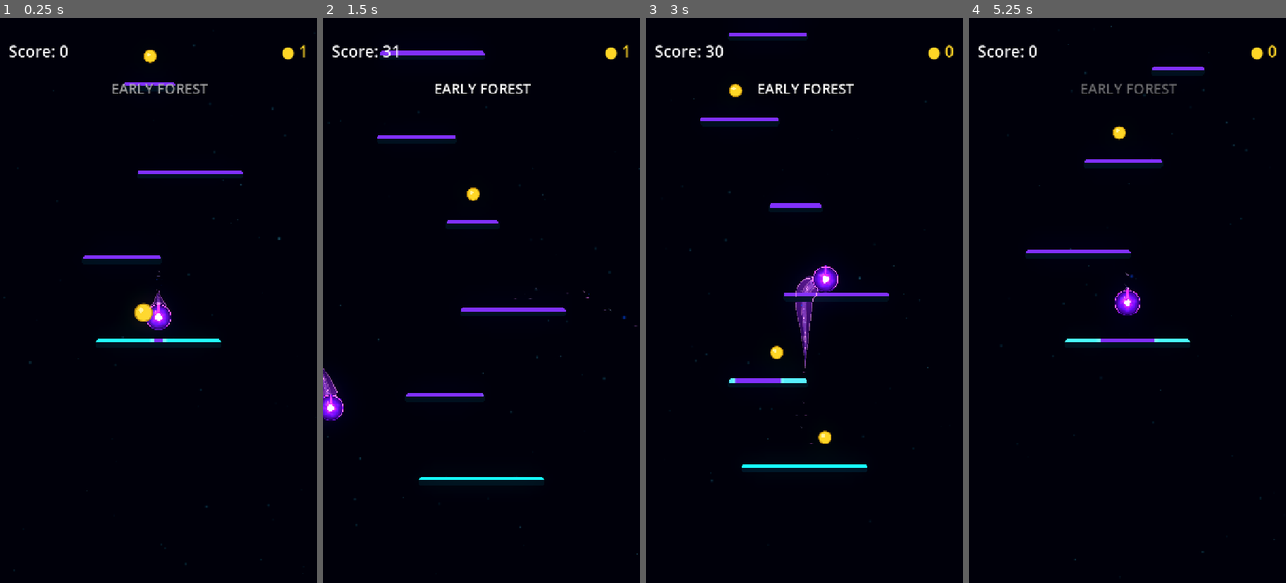
Above: before the commit, frames 1-4 (left to right).
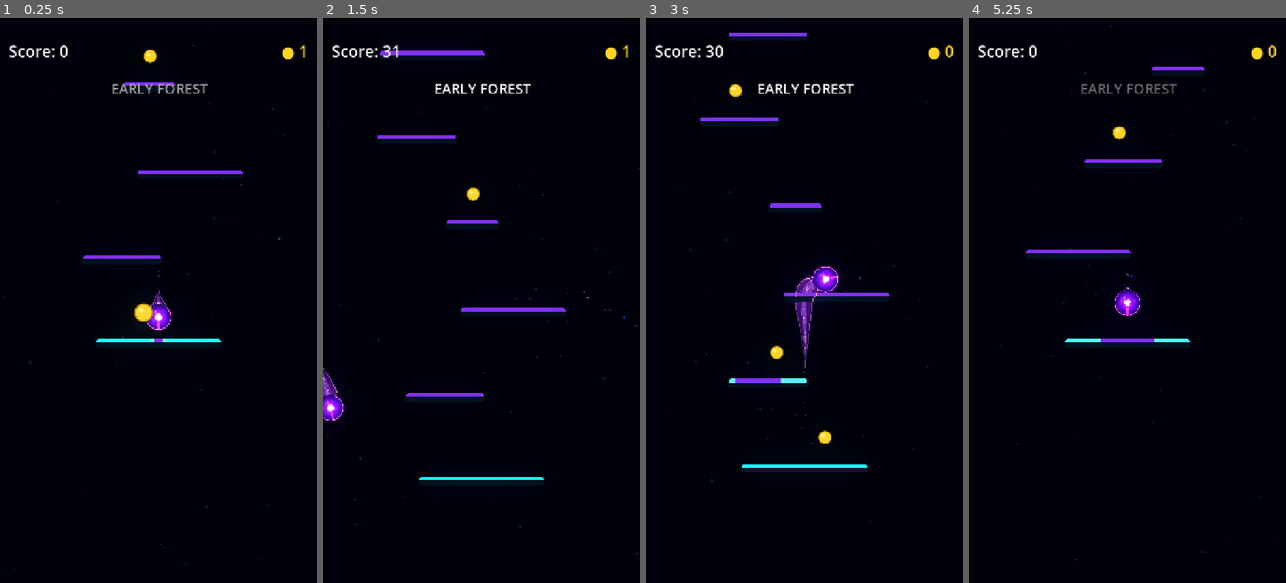
Above: after the commit, the same moments.

Repository: Kryodo/TowerJump
Game: Godot game, scene res://scenes/main.tscn
Two runs of this game, one before a commit and one after it. Both use one fixed random seed, a clock stepped at 60 frames per second and the inputs below.
Inputs (mouse positions are in pixels of both pictures, inside the frame that each line leads up to):
- Up to frame 1 (0.25 s): no input
- Up to frame 2 (1.5 s): move the mouse to (551, 272) at 0.52 s; hold Right (ui_right) 0.53-1.25 s; click (551, 272) at 0.67 s; drag from (418, 328) to (471, 193) at 1.27 s
- Up to frame 3 (3 s): click "Nochmal spielen" at 2 s; move the mouse to (836, 176) at 2.77 s; hold Right (ui_right) from 2.78 s (still down)
- Up to frame 4 (5.25 s): release Right (ui_right) at 3.5 s; drag from (1111, 413) to (1057, 215) at 3.52 s; move the mouse to (1222, 385) at 4.27 s; hold Left (ui_left) 4.28-5 s; click "Nochmal spielen" at 5 s

The runs differ from the first frame. In frame 1, less than 0.1% of the frame differs, in the area x 47-53%, y 50-56%; in frame 2, less than 0.1%; in frame 3, less than 0.1%; in frame 4, less than 0.1%, in the area x 46-54%, y 48-53%.

Commit message:
Align orb energy flow with the live trail direction

Diff:
--- a/scripts/ball_trail.gd
+++ b/scripts/ball_trail.gd
@@ -413,6 +413,21 @@
 				)
 		_unified_contour.points = contour_points
 
+	# Pass the live tail direction to the orb shader so the rim opening and
+	# incoming energy stay aligned with the actual trail while the ball turns.
+	var ball := get_parent() as CharacterBody2D
+	if ball != null:
+		var ball_local_origin: Vector2 = ball.to_local(ball.global_position)
+		var ball_local_tail_point: Vector2 = ball.to_local(
+			ball.global_position + root_direction
+		)
+		var local_trail_direction: Vector2 = ball_local_tail_point - ball_local_origin
+		if local_trail_direction.length_squared() > 0.001:
+			var orb_material := _ball_visual.material as ShaderMaterial
+			if orb_material != null:
+				orb_material.set_shader_parameter(
+					"trail_direction", local_trail_direction.normalized()
+				)
 
 
 func _update_particle_emitters(
